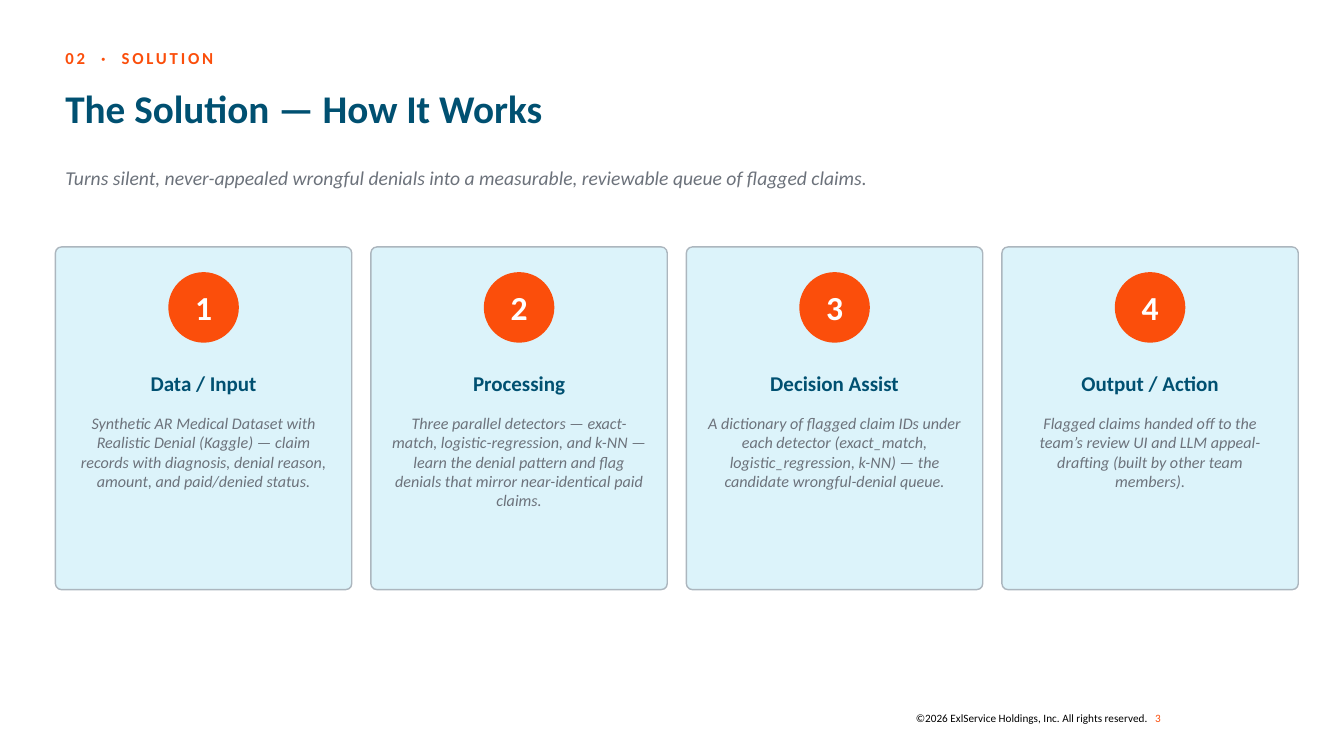
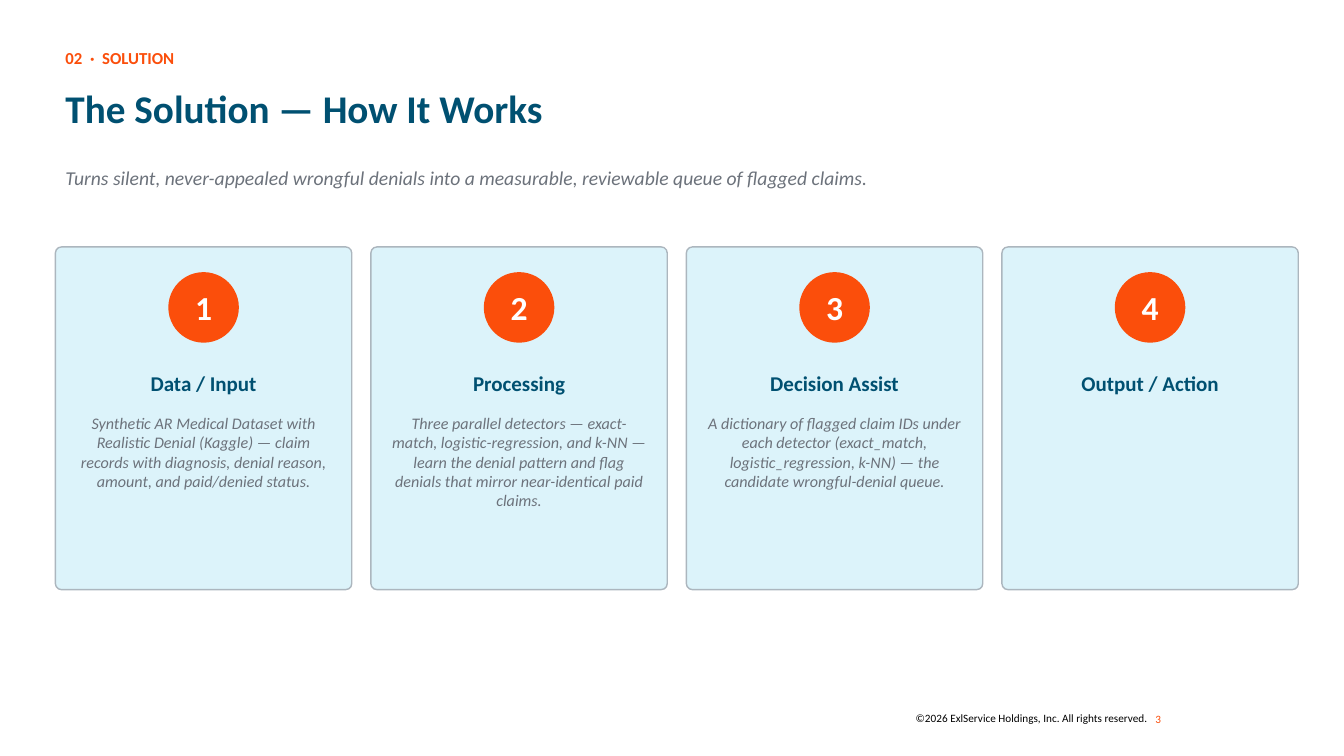
Before and after one commit to Nikki1404/fish_speech_tts, a slide deck: slide 3 of Ghost_Denials.pptx. Drawn at 1344x756 pixels with LibreOffice and Linux fonts; fonts in the diff are those of the drawing; background and template pictures are left out. Boxes give left, top, right and bottom in pixels: in the first picture for what was removed or moved away, otherwise in the second. Text is boxed around its words. In the diff, an @@ line names an element or a change of style, - is before the commit and + after.

```diff
--- a/Ghost_Denials.pptx
+++ b/Ghost_Denials.pptx
@@ text "02 · SOLUTION" at (65,53,174,64): letter spacing 2 to 0 pt @@
@@ text removed at (1040,418,1260,489) @@
-Flagged claims handed off to the team’s review UI and LLM appeal-drafting (built by other team members).
```
Also in this commit, not shown: 5 other slides changed.
